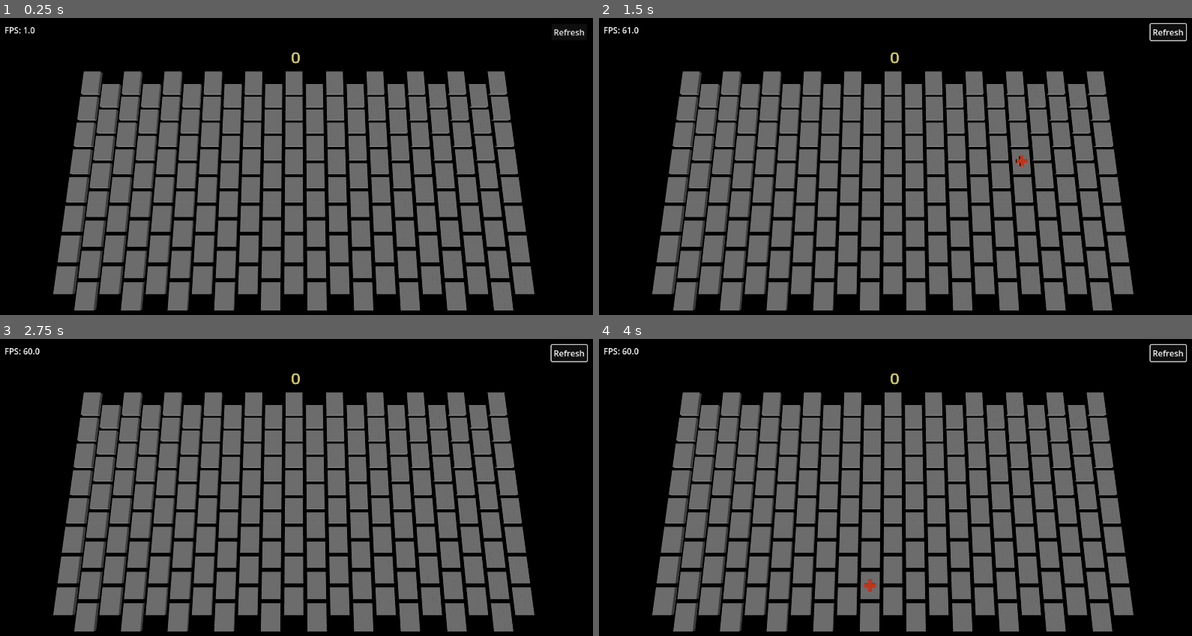
Above: before the commit, frames 1-4 (two rows, left to right).
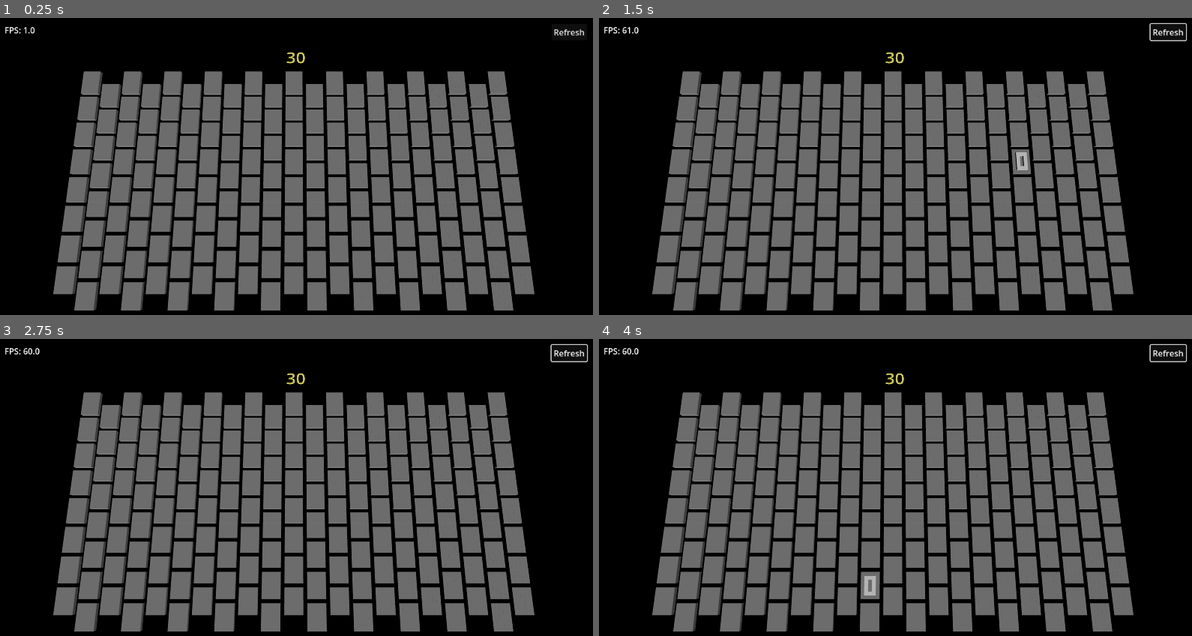
Above: after the commit, the same moments.

Repository: wangbinyq/prototypes
Game: Godot game, scene res://minecomb/mine.tscn
Same seed, same stepped clock (60 frames per second), same inputs: the game is played once before the commit and once after it.
Inputs (mouse positions are in pixels of both pictures, inside the frame that each line leads up to):
- Up to frame 1 (0.25 s): no input
- Up to frame 2 (1.5 s): click "Refresh" at 0.5 s; tap Enter at 1.25 s; move the mouse to (1025, 166) at 1.27 s; hold Right (ui_right) from 1.28 s (still down); click (1025, 166) at 1.42 s
- Up to frame 3 (2.75 s): tap Space at 2 s; move the mouse to (177, 523) at 2.02 s; release Right (ui_right) at 2.03 s; hold Left (ui_left) from 2.03 s (still down); click (177, 523) at 2.17 s
- Up to frame 4 (4 s): tap Enter at 2.75 s; move the mouse to (954, 431) at 2.77 s; release Left (ui_left) at 2.78 s; hold Right (ui_right) from 2.78 s (still down); click (954, 431) at 2.92 s; tap Space at 3.5 s; move the mouse to (865, 573) at 3.52 s; click (865, 573) at 3.67 s

The runs differ from the first frame. In frame 1, less than 0.1% of the frame differs, in the area x 48-52%, y 11-16%; in frame 2, 0.2%; in frame 3, less than 0.1%; in frame 4, 0.2%, in the area x 44-52%, y 11-87%.

Commit message:
feat(minecomb): implement mine marking and reveal logic with cell state management

Diff:
--- a/minecomb/mine.gd
+++ b/minecomb/mine.gd
@@ -4,6 +4,7 @@
 @export var fps_text: Label
 @export_range(1, 100) var rows := 8
 @export_range(1, 100) var columns := 21
+@export_range(1, 100) var mines := 30
 @export var mesh: Mesh
 @export var material: Material
 
@@ -11,6 +12,7 @@
 var grid_visualization: GridVisualization
 var grid: Grid
 var camera: Camera3D
+var marked_sure_count := 0
 
 func _ready() -> void:
 	var vp = get_viewport()
@@ -21,6 +23,10 @@
 	grid = Grid.new(rows, columns)
 	grid_visualization = GridVisualization.new(grid, material, mesh)
 	add_child(grid_visualization)
+
+	mines = mini(mines, grid.cell_count)
+	mines_text.text = str(mines)
+	marked_sure_count = 0
 
 func _exit_tree() -> void:
 	grid._destroy()
@@ -38,12 +44,43 @@
 	_enter_tree()
 
 func _input(event: InputEvent) -> void:
-	if event is InputEventMouseButton:
+	if event is InputEventMouseButton && event.pressed:
+		var pos = event.position
+		var origin = camera.project_ray_origin(pos)
+		var direction = camera.project_ray_normal(pos)
+		var cell_index = grid_visualization.try_get_hit_cell_index(origin, direction)
+		if cell_index == -1:
+			return
 		if event.button_index == MOUSE_BUTTON_LEFT:
-			var pos = event.position
-			var origin = camera.project_ray_origin(pos)
-			var direction = camera.project_ray_normal(pos)
-			var cell_index = grid_visualization.try_get_hit_cell_index(origin, direction)
-			if cell_index > -1:
-				grid[str(cell_index)] = CellState.MARKED_SURE
-				grid_visualization.update()
+			do_reveal_action(cell_index)
+		elif event.button_index == MOUSE_BUTTON_RIGHT:
+			do_mark_action(cell_index)
+		else:
+			return
+		grid_visualization.update()
+
+func do_mark_action(cell_index: int) -> bool:
+	var state = grid[str(cell_index)]
+	if CellState.is_(state, CellState.REVEALED):
+		return false
+	if CellState.is_not(state, CellState.MARKED):
+		grid[str(cell_index)] = CellState.with(state, CellState.MARKED_SURE)
+		marked_sure_count += 1
+	elif CellState.is_(state, CellState.MARKED_SURE):
+		grid[str(cell_index)] = CellState.with(
+			CellState.without(state, CellState.MARKED_SURE),
+			CellState.MARKED_UNSURE
+		)
+		marked_sure_count -= 1
+	else:
+		grid[str(cell_index)] = CellState.without(state, CellState.MARKED_UNSURE)
+
+	mines_text.text = str(mines - marked_sure_count)
+	return true
+
+func do_reveal_action(cell_index: int) -> bool:
+	var state = grid[str(cell_index)]
+	if CellState.is_(state, CellState.MARKED_OR_REVEALED):
+		return false
+	grid[str(cell_index)] = CellState.with(state, CellState.REVEALED)
+	return true
